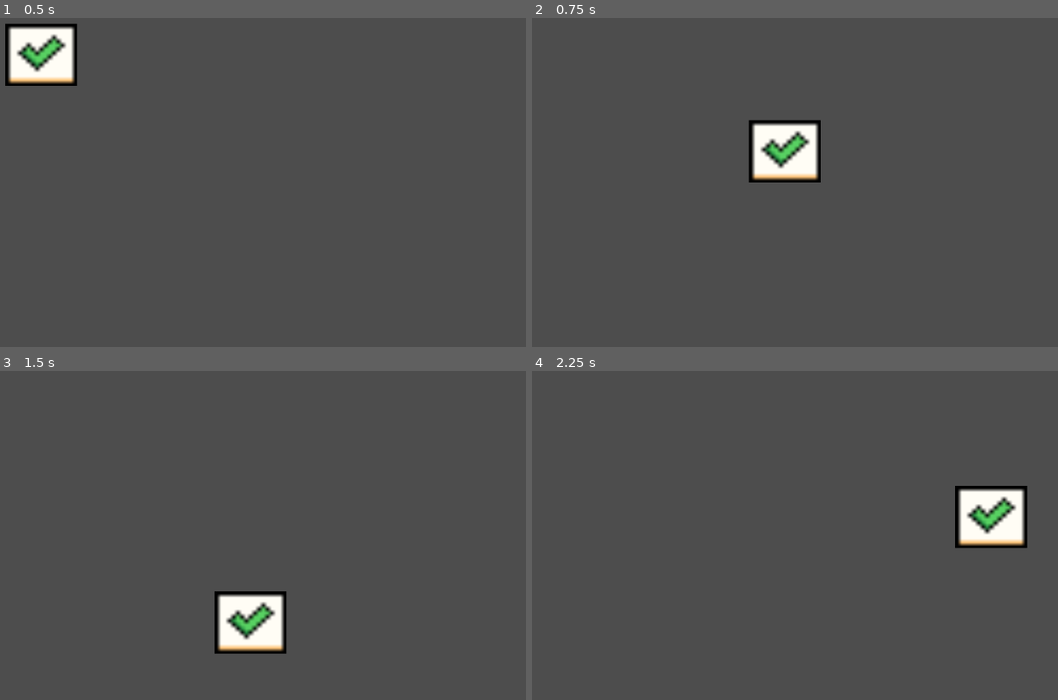
Above: before the commit, frames 1-4 (two rows, left to right).
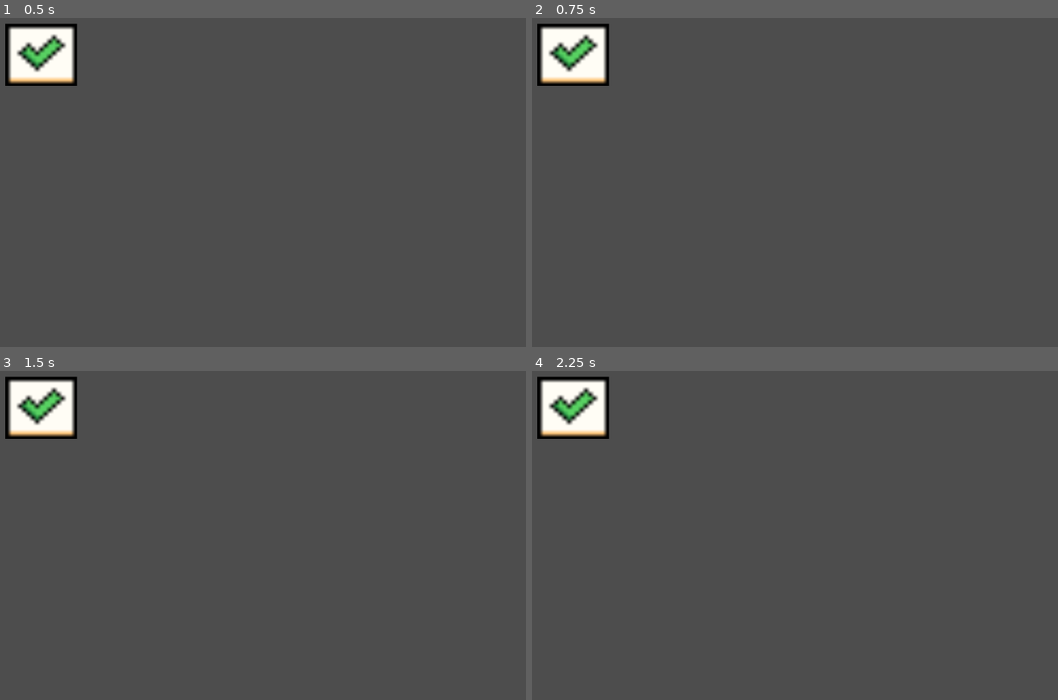
Above: after the commit, the same moments.

Repository: Catnip-05/Game-Assets
Game: Godot game, scene res://scenes/puzzle.tscn
Same seed, same stepped clock (60 frames per second), same inputs: the game is played once before the commit and once after it. This scene is started directly instead of the project's main scene.
Inputs (mouse positions are in pixels of both pictures, inside the frame that each line leads up to):
- Up to frame 1 (0.5 s): no input
- Up to frame 2 (0.75 s): tap Enter (ui_accept) at 0.5 s; move the mouse to (574, 54) at 0.52 s; hold Right (ui_right) from 0.53 s (still down); click (574, 54) at 0.67 s
- Up to frame 3 (1.5 s): keep holding Right (ui_right); tap Enter (ui_accept) at 0.77, 1.25 s; move the mouse to (36, 525) at 1.27 s; click (36, 525) at 1.42 s
- Up to frame 4 (2.25 s): tap Enter (ui_accept) at 1.52, 2 s; move the mouse to (779, 417) at 2.02 s; release Right (ui_right) at 2.03 s; hold Left (ui_left) from 2.03 s (still down); click (779, 417) at 2.17 s

Frame 1 is identical in both runs. In frame 2, 4.9% of the frame differs, in the area x 0-55%, y 1-50%; in frame 3, 4.9%; in frame 4, 5.0%, in the area x 0-95%, y 1-54%.

Commit message:
fix-click-dragging

Diff:
--- a/spacebar/scripts/puzzle.gd
+++ b/spacebar/scripts/puzzle.gd
@@ -1,6 +1,7 @@
 extends Node2D
 
 var selected = false
+var offset = Vector2()
 
 func _ready() -> void:
 	pass
@@ -10,7 +11,7 @@
 		followMouse()
 
 func followMouse():
-	position = get_global_mouse_position()
+	position = get_global_mouse_position() + offset
 
 
 
@@ -19,5 +20,6 @@
 	if event is InputEventMouseButton and event.button_index == MOUSE_BUTTON_LEFT:
 		if event.pressed:
 			selected = true
+			offset = position - get_global_mouse_position()
 		else:
 			selected = false
